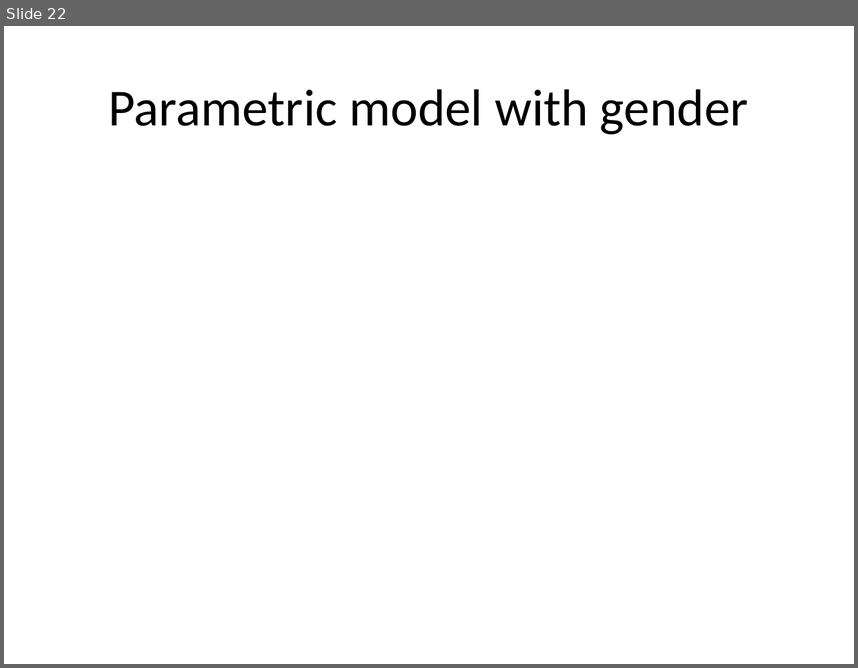
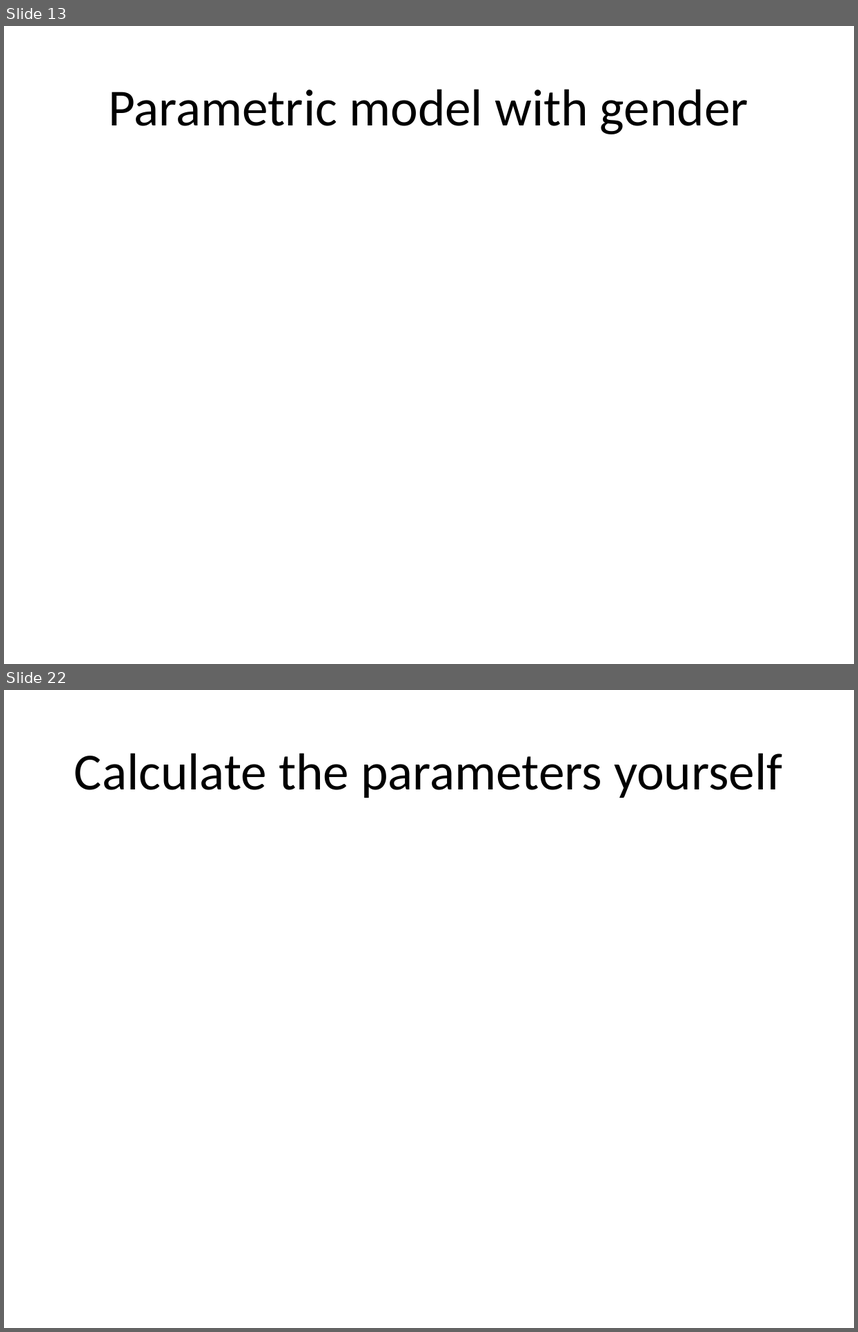
Before and after one commit to pmean/survival-lecture5, a slide deck: r/ppt5a.pptx. Shown one above the other, each under a label of ours: slide 22 before the commit, slides 13 and 22 after it; the slides between them are not shown. The pictures are 858x668 and 858x1332 pixels, drawn with LibreOffice and Linux fonts; fonts in the diff are those of the drawing. Boxes give left, top, right and bottom in pixels: in the first picture for what was removed or moved away, otherwise in the second. Text is boxed around its words. In the diff, an @@ line names an element or a change of style, - is before the commit and + after.

```diff
--- a/r/ppt5a.pptx
+++ b/r/ppt5a.pptx
@@ slide 22 added at bbox=[4, 690, 854, 1328], background #FFFFFF @@
@@ title added at bbox=[74, 753, 782, 798], 44 pt, text #000000 @@
+Calculate the parameters yourself
@@ what was slide 22 is now slide 13 @@
```
Also in this commit, not shown: 3 slides changed, 16 other slides added, 23 slides removed, 3 other files.
